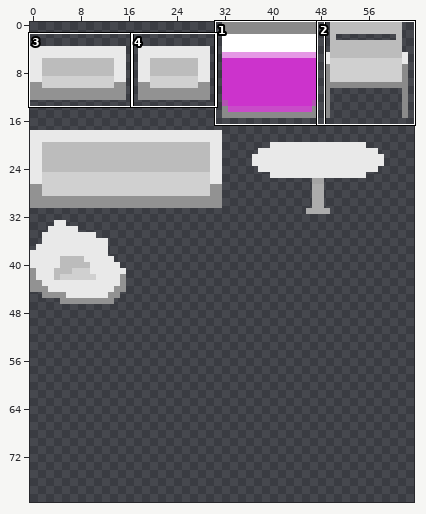
Sprite sheet, stored at curses/data/textures/Furniture.png. The picture above shows the old version from afar; the outline marks the close-up.
Close-up. The starting point:
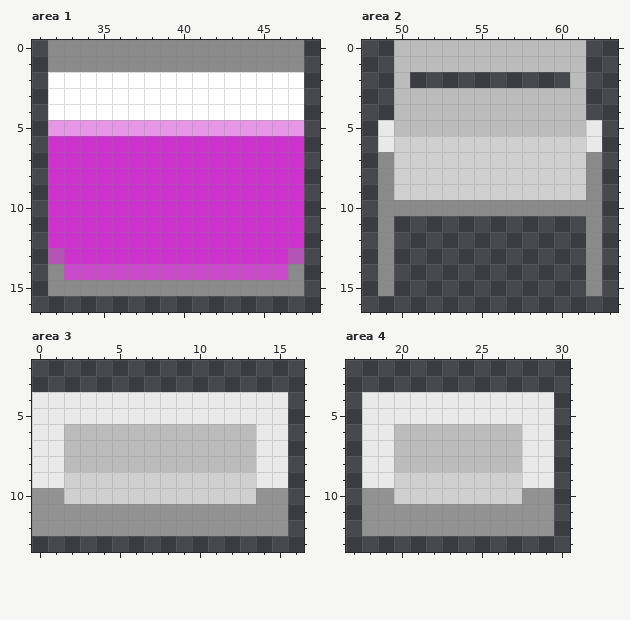
The file is 64x80 pixels. Pixels under 10% opacity are left out. Colours within 5 levels of each other are drawn and written as one. Shown: area 1: x 31..48, y 0..16; area 2: x 48..63, y 0..16; area 3: x 0..16, y 2..13; area 4: x 17..30, y 2..13. The commit also changed other parts of the picture, which this record leaves out.
The result:
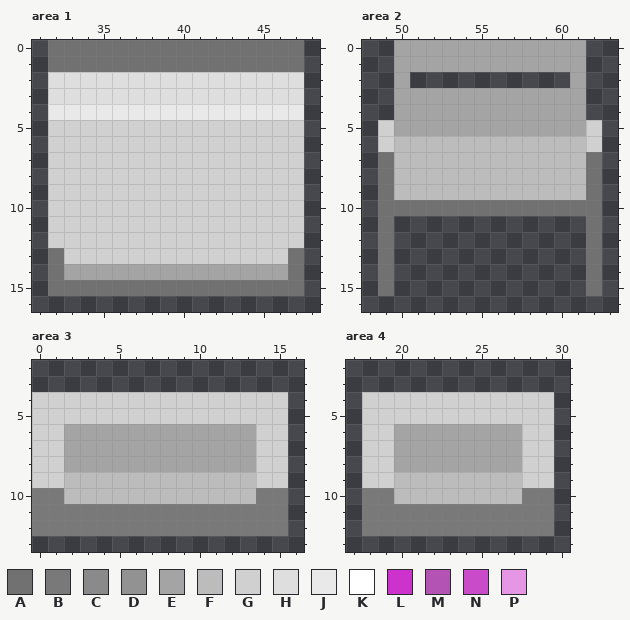
Palette (. is transparent): A #717171  B #797979  C #8a8a8a  D #929292  E #a4a4a4  F #bcbcbc  G #d0d0d0  H #dedede  J #e9e9e9  K #ffffff  L #cc33cc  M #b353b3  N #c94bc9  P #e597e5
What changed:
Changed rows in their new state; - is an unchanged pixel.
Area 1:
first column x 32:
 0 AAAAAAAAAAAAAAAA
 1 AAAAAAAAAAAAAAAA
 2 HHHHHHHHHHHHHHHH
 3 HHHHHHHHHHHHHHHH
 4 JJJJJJJJJJJJJJJJ
 5 GGGGGGGGGGGGGGGG
 6 GGGGGGGGGGGGGGGG
 7 GGGGGGGGGGGGGGGG
 8 GGGGGGGGGGGGGGGG
 9 GGGGGGGGGGGGGGGG
10 GGGGGGGGGGGGGGGG
11 GGGGGGGGGGGGGGGG
12 GGGGGGGGGGGGGGGG
13 AGGGGGGGGGGGGGGA
14 AEEEEEEEEEEEEEEA
15 AAAAAAAAAAAAAAAA
Area 2:
first column x 49:
 0 -EEEEEEEEEEEE-
 1 -EEEEEEEEEEEE-
 2 -E----------E-
 3 -EEEEEEEEEEEE-
 4 -EEEEEEEEEEEE-
 5 GEEEEEEEEEEEEG
 6 GFFFFFFFFFFFFG
 7 AFFFFFFFFFFFFA
 8 AFFFFFFFFFFFFA
 9 AFFFFFFFFFFFFA
10 AAAAAAAAAAAAAA
11 A------------A
12 A------------A
13 A------------A
14 A------------A
15 A------------A
Area 3:
first column x 0:
 4 GGGGGGGGGGGGGGGG
 5 GGGGGGGGGGGGGGGG
 6 GGEEEEEEEEEEEEGG
 7 GGEEEEEEEEEEEEGG
 8 GGEEEEEEEEEEEEGG
 9 GGFFFFFFFFFFFFGG
10 BBFFFFFFFFFFFFBB
11 BBBBBBBBBBBBBBBB
12 BBBBBBBBBBBBBBBB
Area 4:
first column x 18:
 4 GGGGGGGGGGGG
 5 GGGGGGGGGGGG
 6 GGEEEEEEEEGG
 7 GGEEEEEEEEGG
 8 GGEEEEEEEEGG
 9 GGFFFFFFFFGG
10 BBFFFFFFFFBB
11 BBBBBBBBBBBB
12 BBBBBBBBBBBB
Boxes around the changes in both close-ups, in picture pixels (x1, y1, x2, y2):
changed: (48, 40, 304, 296)
changed: (378, 40, 602, 296)
changed: (32, 392, 288, 536)
changed: (362, 392, 554, 536)
